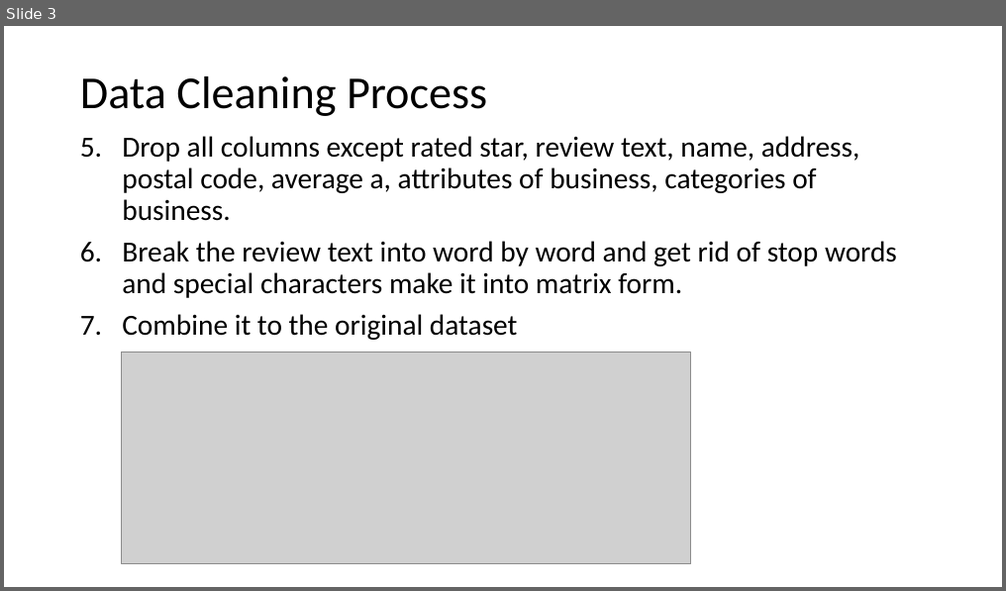
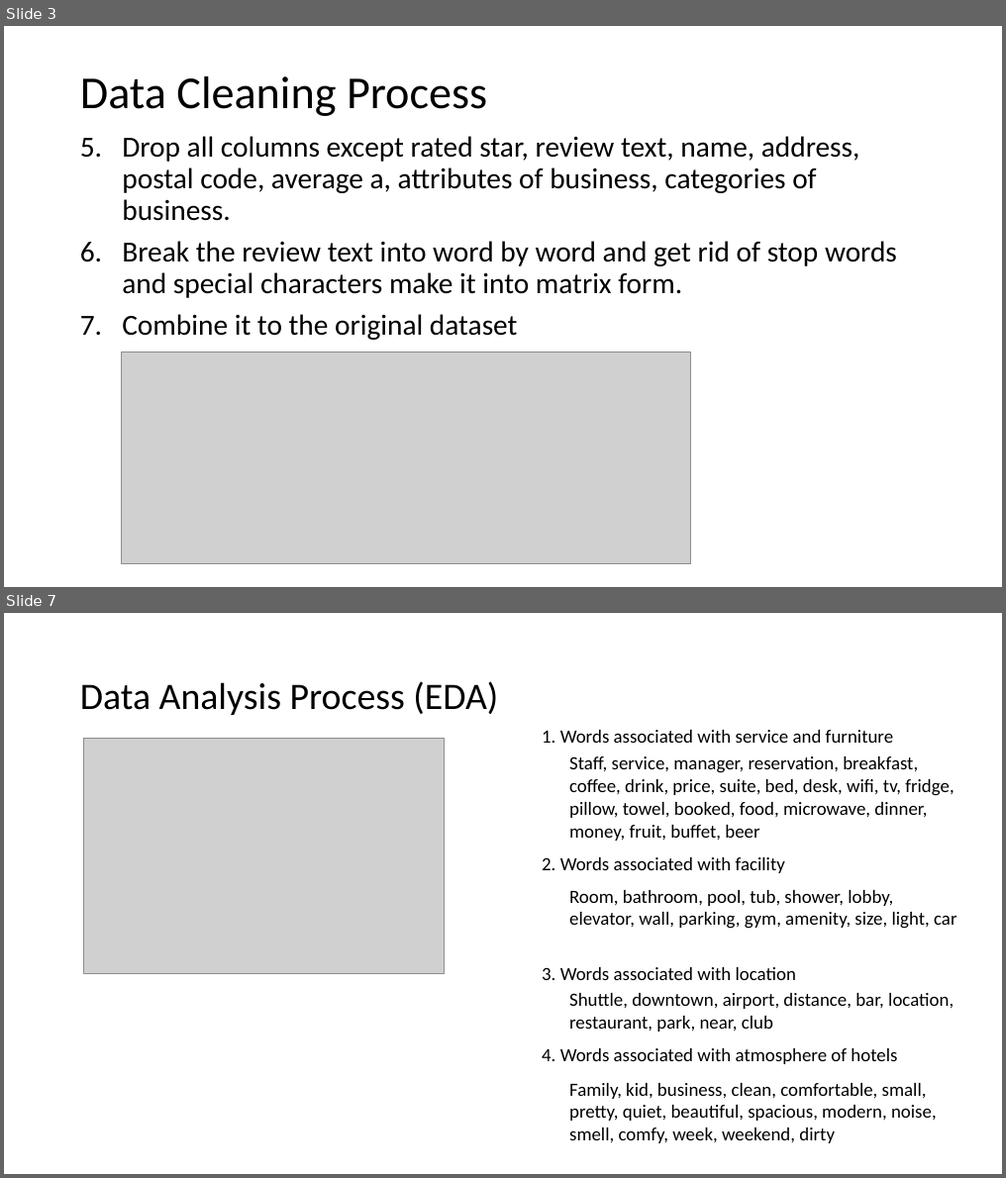
Before and after one commit to cocofreefarm/Module3, a slide deck: Hotels in Madison Area.pptx. Shown one above the other, each under a label of ours: slide 3 before the commit, slides 3 and 7 after it; the slides between them are not shown. The pictures are 1006x591 and 1006x1178 pixels, drawn with LibreOffice and Linux fonts; fonts in the diff are those of the drawing; grey boxes stand for pictures. Boxes give left, top, right and bottom in pixels: in the first picture for what was removed or moved away, otherwise in the second. Text is boxed around its words. In the diff, an @@ line names an element or a change of style, - is before the commit and + after.

Commit message:
more contents in ppt and revise critical error in analysis step

```diff
--- a/Hotels in Madison Area.pptx
+++ b/Hotels in Madison Area.pptx
@@ slide 7 added at [4, 613, 1002, 1174], background #FFFFFF @@
@@ title added at [80, 681, 498, 715], 36 pt, text #000000 @@
+Data Analysis Process (EDA)
@@ text added at [542, 730, 893, 743], 18 pt, text #000000 @@
+1. Words associated with service and furniture
@@ picture added at [83, 739, 444, 973] @@
@@ text added at [569, 757, 953, 841], 18 pt, text #000000 @@
+Staff, service, manager, reservation, breakfast, coffee, drink, price, suite, bed, desk, wifi, tv, fridge, pillow, towel, booked, food, microwave, dinner, money, fruit, buffet, beer
@@ text added at [542, 858, 785, 873], 18 pt, text #000000 @@
+2. Words associated with facility
@@ text added at [569, 890, 956, 929], 18 pt, text #000000 @@
+Room, bathroom, pool, tub, shower, lobby, elevator, wall, parking, gym, amenity, size, light, car
@@ text added at [542, 967, 796, 980], 18 pt, text #000000 @@
+3. Words associated with location
@@ text added at [569, 993, 953, 1032], 18 pt, text #000000 @@
+Shuttle, downtown, airport, distance, bar, location, restaurant, park, near, club
@@ text added at [542, 1049, 897, 1064], 18 pt, text #000000 @@
+4. Words associated with atmosphere of hotels
@@ text added at [569, 1083, 937, 1144], 18 pt, text #000000 @@
+Family, kid, business, clean, comfortable, small, pretty, quiet, beautiful, spacious, modern, noise, smell, comfy, week, weekend, dirty
```
Also in this commit, not shown: 2 slides changed, 3 other slides added, 1 other file.
